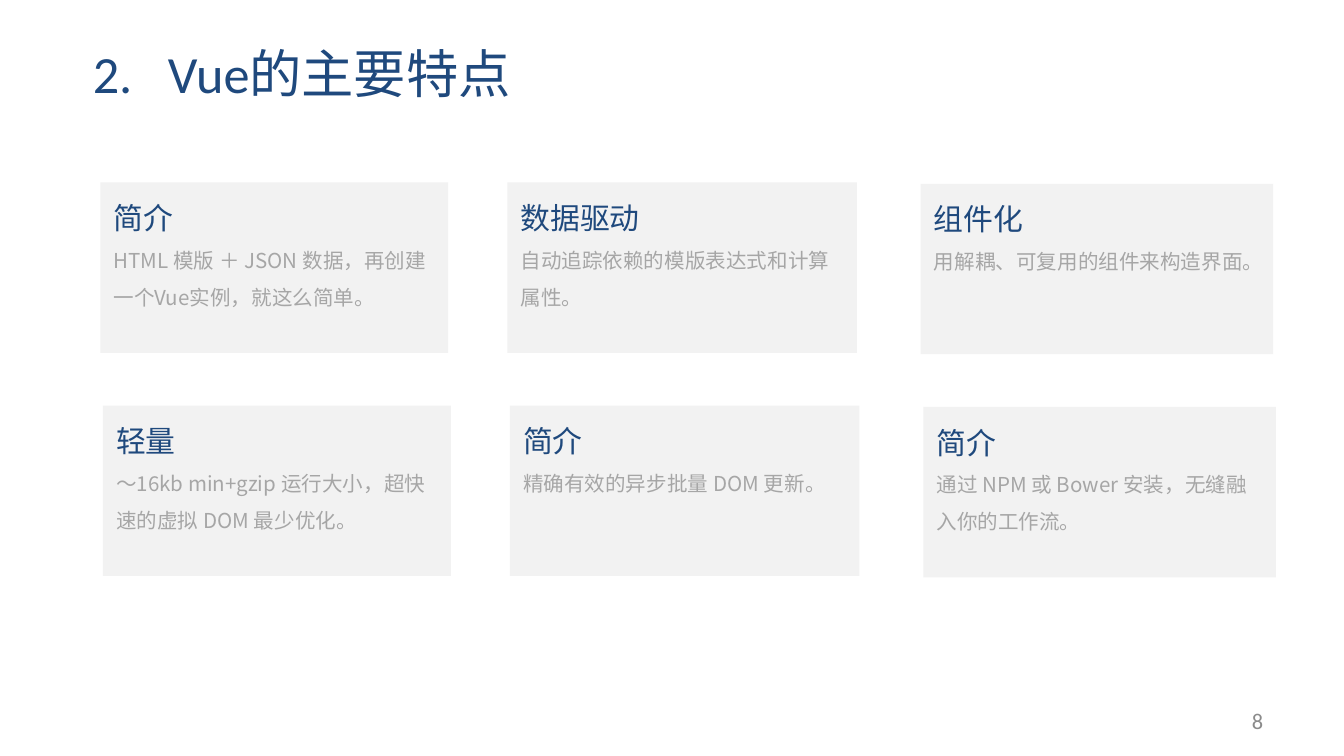
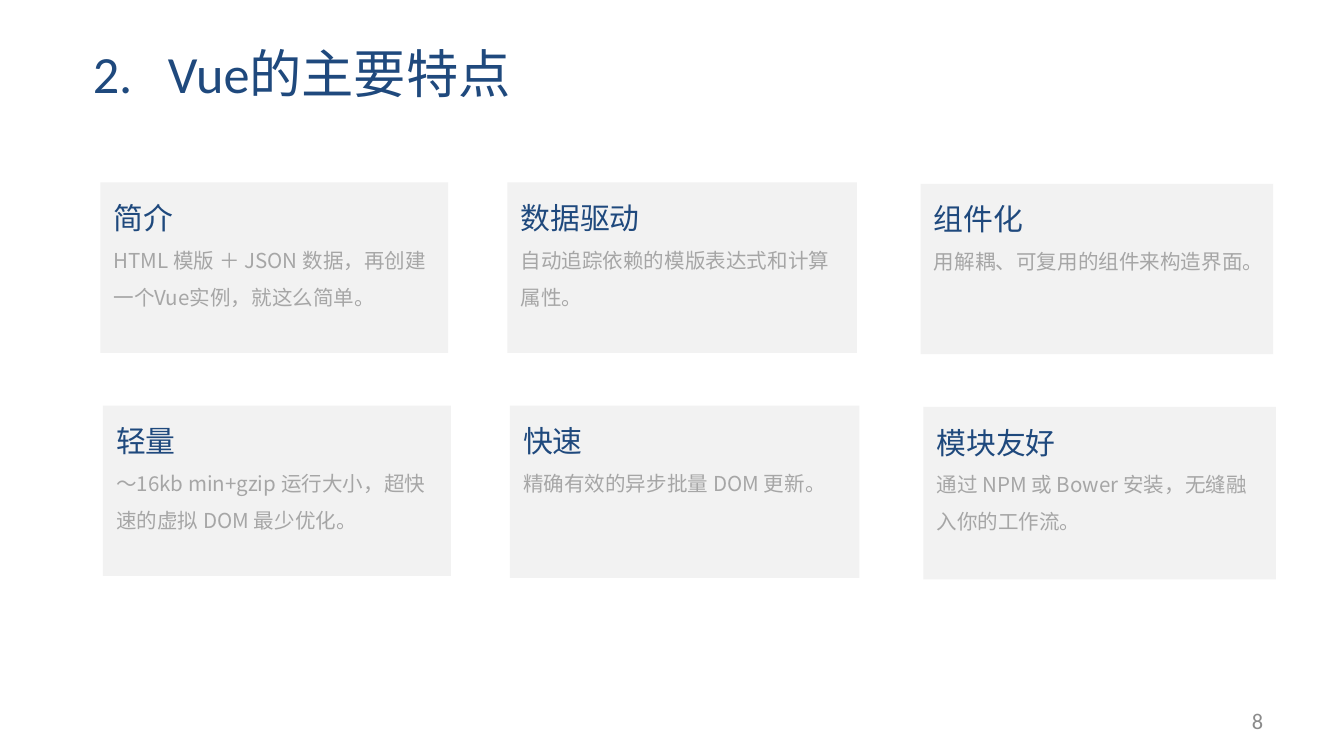
Before and after one commit to yxl2628/vuejs, a slide deck: slide 8 of 01 vueJs入门.pptx. Drawn at 1344x756 pixels with LibreOffice and Linux fonts; fonts in the diff are those of the drawing. Boxes give left, top, right and bottom in pixels: in the first picture for what was removed or moved away, otherwise in the second. Text is boxed around its words. In the diff, an @@ line names an element or a change of style, - is before the commit and + after.

```diff
--- a/01 vueJs入门.pptx
+++ b/01 vueJs入门.pptx
@@ text in rectangle at (523, 427, 583, 455): text changed @@
-简介
+快速
@@ text in rectangle at (937, 429, 1056, 457): text changed @@
-简介
+模块友好
```
Also in this commit, not shown: 1 other slide changed, 1 slide added.
